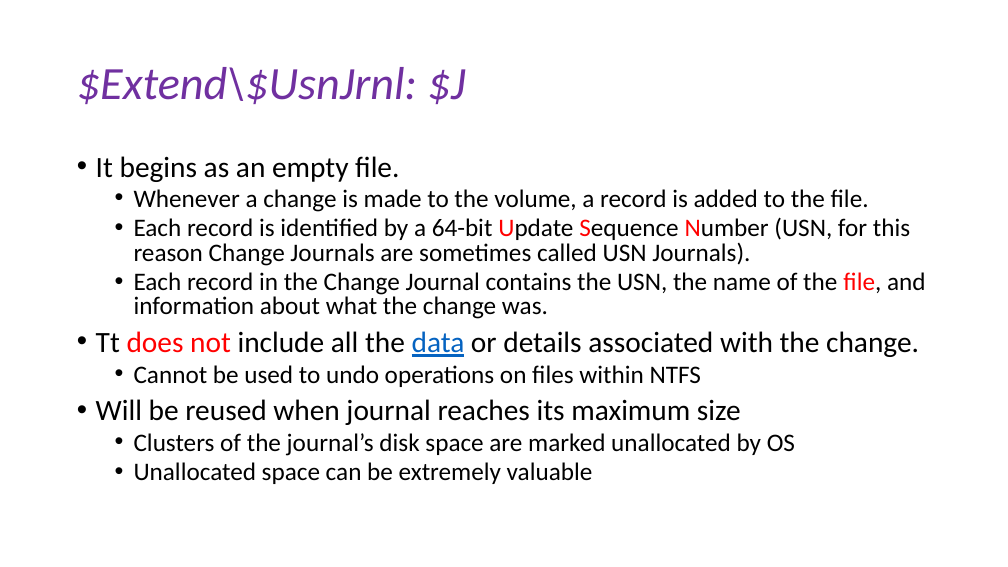
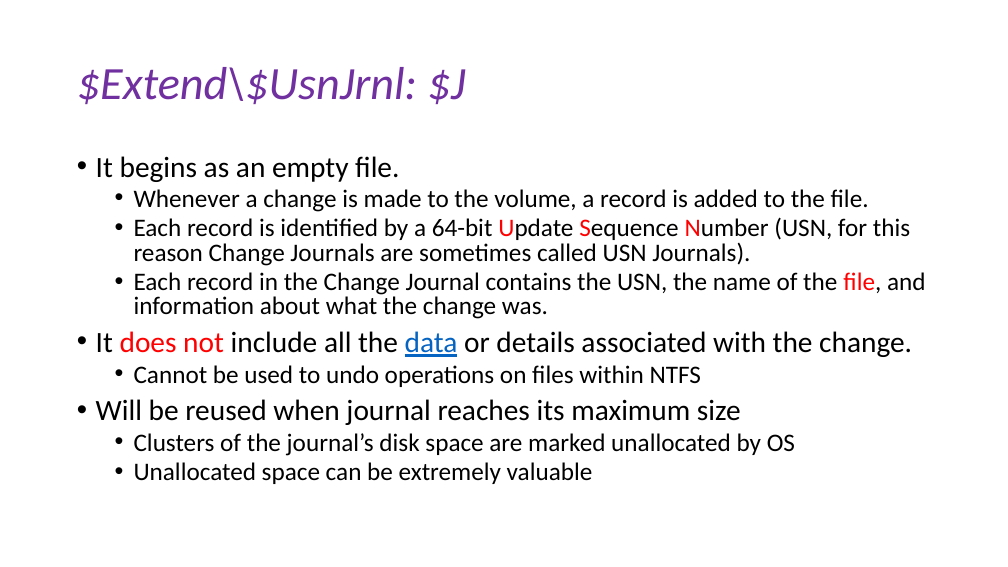
Before and after one commit to frankwxu/digital-forensics-lab, a slide deck: slide 15 of NIST_Data_Leakage_Case/NIST_Data_Leakage_05_USNJournaling.pptx (slide 8 before the commit). Drawn at 1008x567 pixels with LibreOffice and Linux fonts; fonts in the diff are those of the drawing; background and template pictures are left out. Boxes give left, top, right and bottom in pixels: in the first picture for what was removed or moved away, otherwise in the second. Text is boxed around its words. In the diff, an @@ line names an element or a change of style, - is before the commit and + after.

```diff
--- a/NIST_Data_Leakage_Case/NIST_Data_Leakage_05_USNJournaling.pptx
+++ b/NIST_Data_Leakage_Case/NIST_Data_Leakage_05_USNJournaling.pptx
@@ text at bbox=[96, 331, 912, 357]: text changed @@
-• Tt does not include all the data or details associated with the change.
+• It does not include all the data or details associated with the change.
```
Also in this commit, not shown: 6 other slides changed, 9 slides added, 10 other files.
